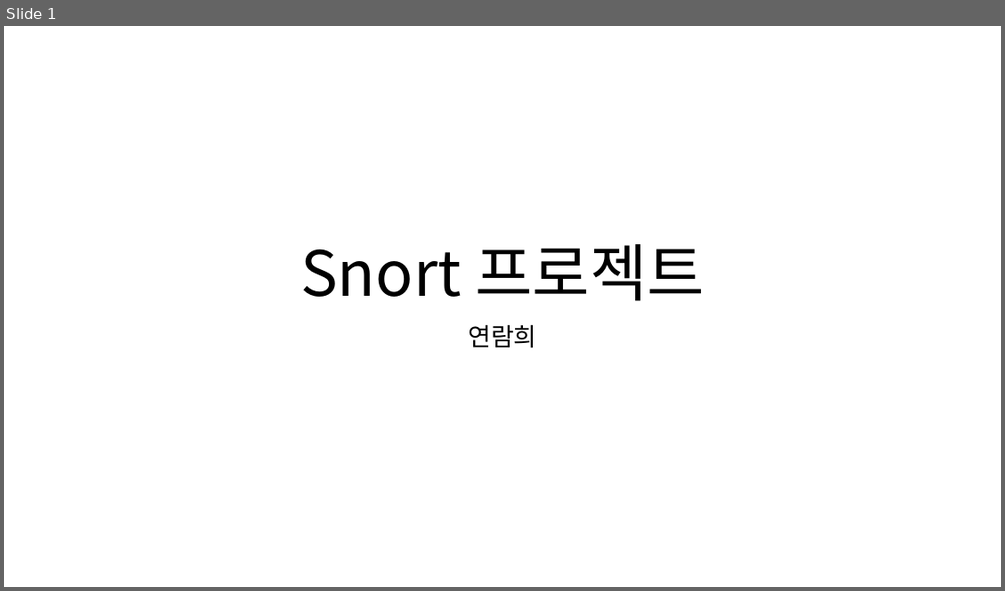
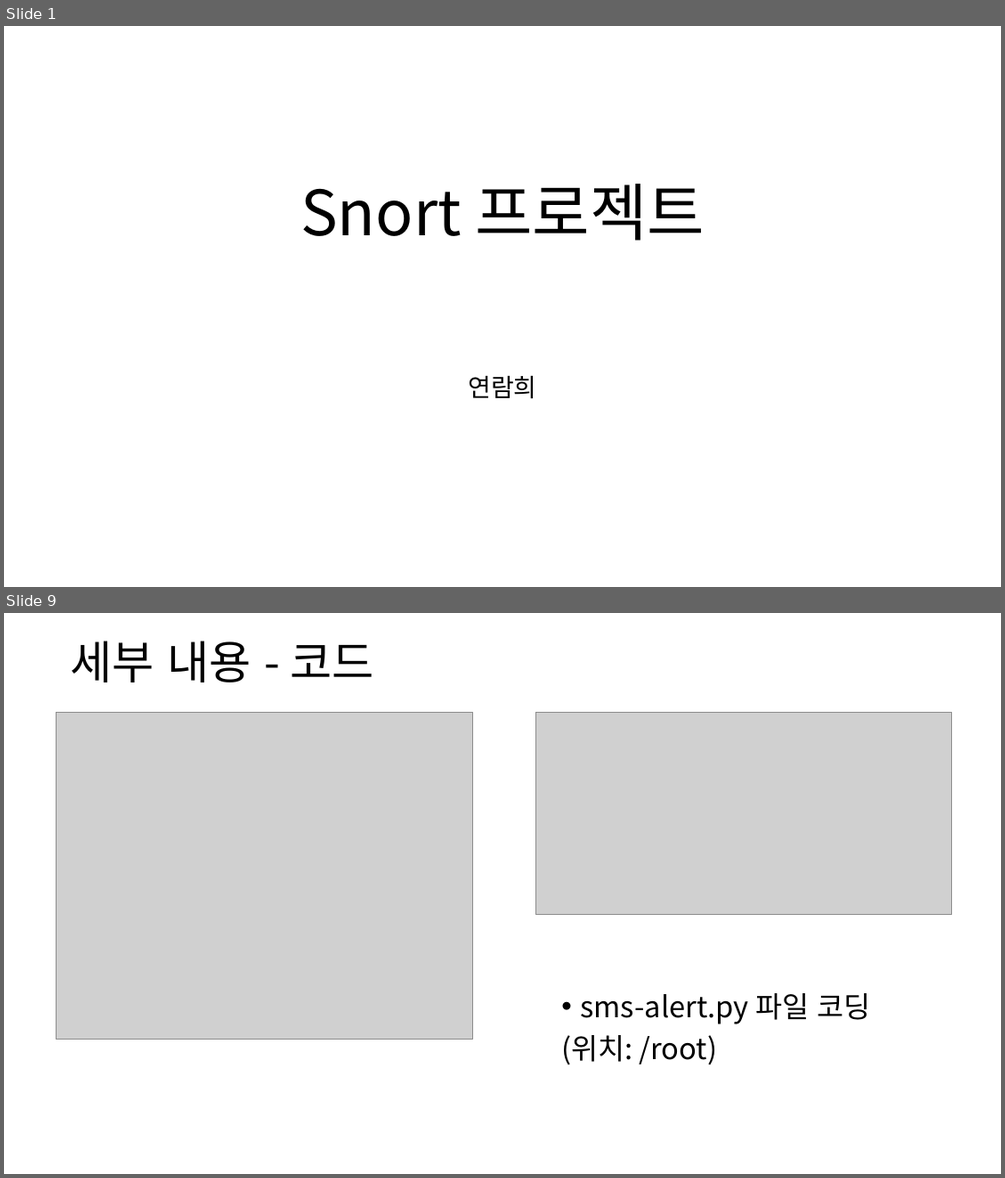
Before and after one commit to ramieeee/self_learning, a slide deck: semi_projects/보안탐지 및 SMS 알람/snort 프로젝트.pptx. Shown one above the other, each under a label of ours: slide 1 before the commit, slides 1 and 9 after it; the slides between them are not shown. The pictures are 1005x591 and 1005x1178 pixels, drawn with LibreOffice and Linux fonts; fonts in the diff are those of the drawing; grey boxes stand for pictures. Boxes give left, top, right and bottom in pixels: in the first picture for what was removed or moved away, otherwise in the second. Text is boxed around its words. In the diff, an @@ line names an element or a change of style, - is before the commit and + after.

Commit message:
Update alert SMS ppt

```diff
--- a/semi_projects/보안탐지 및 SMS 알람/snort 프로젝트.pptx
+++ b/semi_projects/보안탐지 및 SMS 알람/snort 프로젝트.pptx
@@ slide 9 added at (4, 613, 1001, 1174), background #FFFFFF @@
@@ title added at (71, 641, 374, 682), 44 pt, text #000000 @@
+세부 내용 - 코드
@@ picture added at (56, 713, 472, 1038) @@
@@ picture added at (535, 713, 952, 915) @@
@@ text added at (561, 993, 870, 1064), 28 pt, text #000000 @@
+• sms-alert.py 파일 코딩
+(위치: /root)
@@ slide 1 changed as well @@
@@ title "Snort 프로젝트" at (300, 184, 704, 240): vertical alignment bottom to middle @@
@@ subtitle "연람희" at (468, 375, 536, 399): vertical alignment top to middle @@
```
Also in this commit, not shown: 2 other slides changed, 11 other slides added, 3 slides removed.
